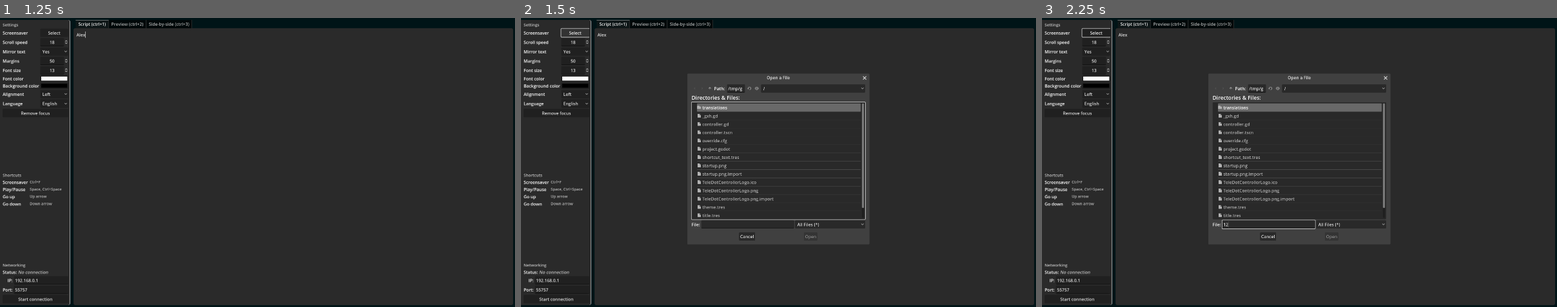
Above: before the commit, frames 1-3 (left to right).
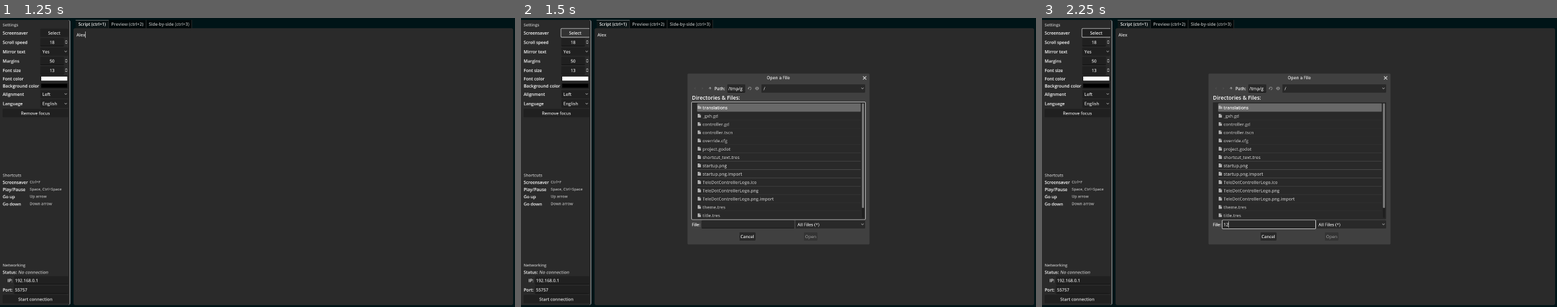
Above: after the commit, the same moments.

Repository: VoylinsGamedevJourney/teledot
Game: Godot game, scene res://controller.tscn
Two runs of this game, one before a commit and one after it. Both use one fixed random seed, a clock stepped at 60 frames per second and the inputs below.
Inputs (mouse positions are in pixels of both pictures, inside the frame that each line leads up to):
- Up to frame 1 (1.25 s): click (293, 165) at 0.52 s; type "Alex" at 0.6 s
- Up to frame 2 (1.5 s): click "Select" at 1.25 s
- Up to frame 3 (2.25 s): click (1268, 223) at 2.02 s; type "12" at 2.1 s

Frame 1 is identical in both runs. In frame 2, 0.6% of the frame differs, in the area x 33-58%, y 23-77%; in frame 3, 0.7%.

Commit message:
Adding shortcuts

Diff:
--- a/src_controller/project.godot
+++ b/src_controller/project.godot
@@ -68,6 +68,17 @@
 "deadzone": 0.5,
 "events": [Object(InputEventKey,"resource_local_to_scene":false,"resource_name":"","device":-1,"window_id":0,"alt_press …(182 unchanged characters)…
 , Object(InputEventKey,"resource_local_to_scene":false,"resource_name":"","device":-1,"window_id":0,"alt_pressed":false,"shift_pressed":false,"ctrl_pressed":true,"meta_pressed":false,"pressed":false,"keycode":0,"physical_keycode":4194310,"key_label":0,"unicode":0,"echo":false,"script":null)
+, Object(InputEventKey,"resource_local_to_scene":false,"resource_name":"","device":-1,"window_id":0,"alt_pressed":false,"shift_pressed":false,"ctrl_pressed":true,"meta_pressed":false,"pressed":false,"keycode":0,"physical_keycode":83,"key_label":0,"unicode":115,"echo":false,"script":null)
+]
+}
+decrease_speed={
+"deadzone": 0.5,
+"events": [Object(InputEventKey,"resource_local_to_scene":false,"resource_name":"","device":-1,"window_id":0,"alt_pressed":false,"shift_pressed":false,"ctrl_pressed":false,"meta_pressed":false,"pressed":false,"keycode":0,"physical_keycode":4194319,"key_label":0,"unicode":0,"echo":false,"script":null)
+]
+}
+increase_speed={
+"deadzone": 0.5,
+"events": [Object(InputEventKey,"resource_local_to_scene":false,"resource_name":"","device":-1,"window_id":0,"alt_pressed":false,"shift_pressed":false,"ctrl_pressed":false,"meta_pressed":false,"pressed":false,"keycode":0,"physical_keycode":4194321,"key_label":0,"unicode":0,"echo":false,"script":null)
 ]
 }
 
